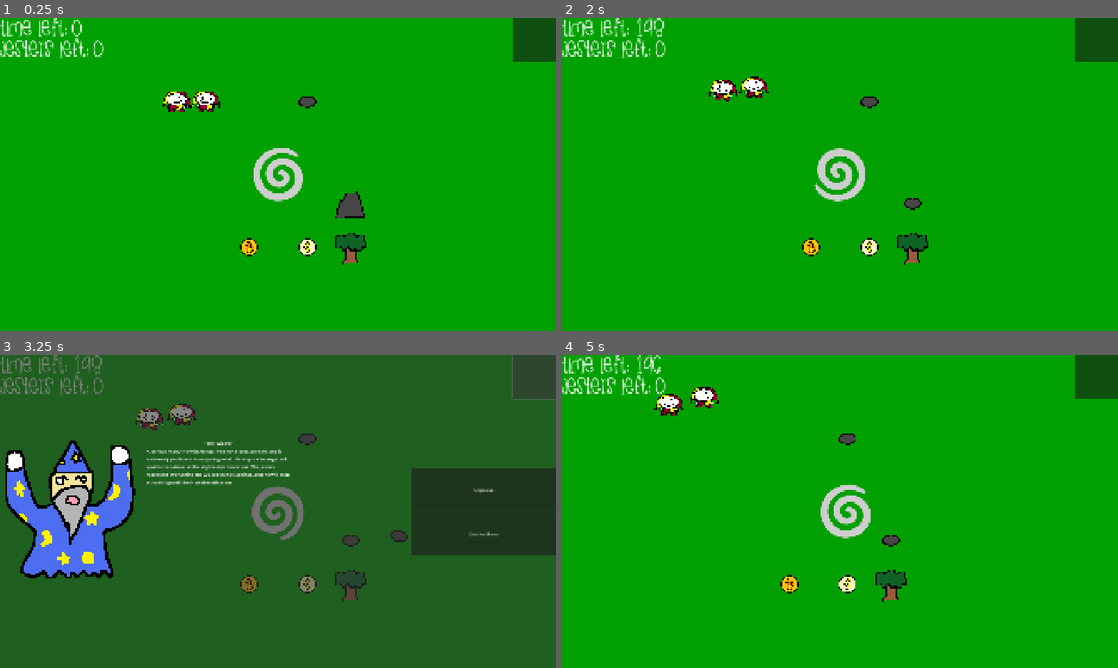
Above: before the commit, frames 1-4 (two rows, left to right).
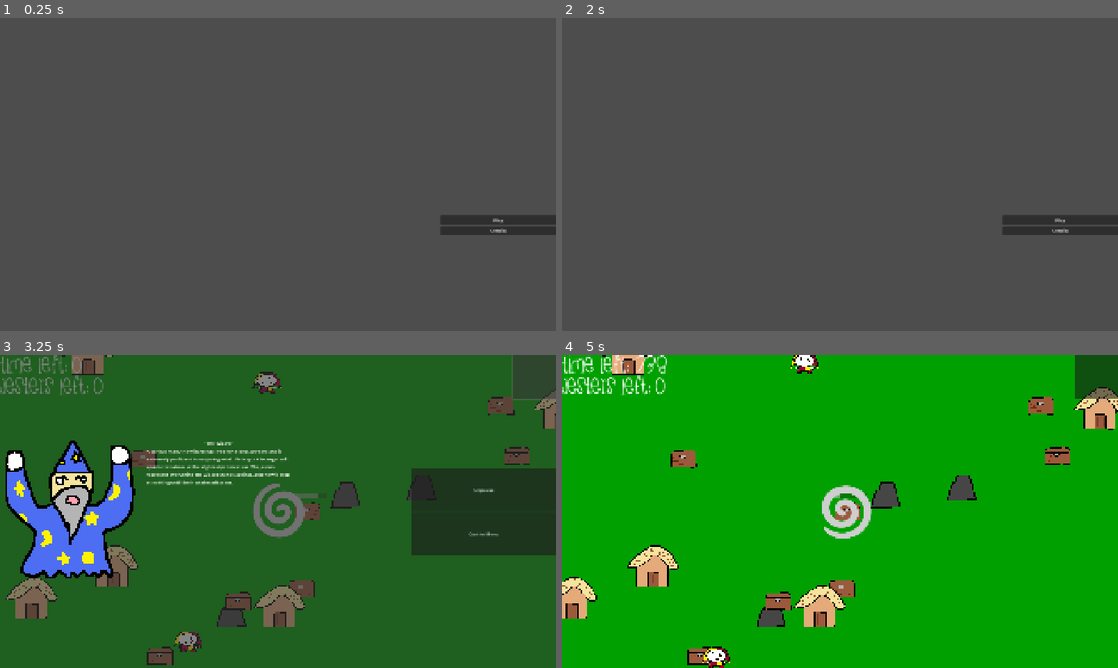
Above: after the commit, the same moments.

Repository: oluHzoL/anti-tomfoolery-tornado
Game: Godot game, scene res://UI/title_screen.tscn
Two runs of this game, one before a commit and one after it. Both use one fixed random seed, a clock stepped at 60 frames per second and the inputs below. Before the commit the project starts from res://map.tscn. Sound files missing from this copy of the repository are replaced by a short silence.
Inputs (mouse positions are in pixels of both pictures, inside the frame that each line leads up to):
- Up to frame 1 (0.25 s): no input
- Up to frame 2 (2 s): click (1062, 230) at 0.5 s, where only the run after the commit has a clickable "Credits"; click (1040, 262) at 1.25 s, where only the run after the commit has a clickable "Return"
- Up to frame 3 (3.25 s): click (500, 555) at 2 s, where only the run after the commit has a clickable "Play"; click (533, 376) at 2.75 s
- Up to frame 4 (5 s): click "Unpause" at 3.5 s; move the mouse to (962, 495) at 4.27 s; hold D (move_right) from 4.28 s (still down); tap 0 (attack_0) at 4.35 s

The runs differ from the first frame. In frame 1, 100% of the frame differs, in the area x 0-100%, y 0-100%; in frame 2, 100%; in frame 3, 7.4%; in frame 4, 8.3%.

Commit message:
draft 2 build

Diff:
--- a/Objects/Attacks/AttackClass/LightningStrike/lightning_strike.tscn
+++ b/Objects/Attacks/AttackClass/LightningStrike/lightning_strike.tscn
@@ -1,7 +1,8 @@
-[gd_scene load_steps=4 format=3 uid="uid://dsqwhxxyc66tq"]
+[gd_scene load_steps=5 format=3 uid="uid://dsqwhxxyc66tq"]
 
 [ext_resource type="Script" uid="uid://c8roct8oxence" path="res://Objects/Attacks/AttackClass/LightningStrike/lightning_strike.gd" id="1_psfl5"]
 [ext_resource type="AudioStream" uid="uid://doojlo5tq50jf" path="res://Assets/SFX/649360__sonofxaudio__sword_thunder01.wav" id="2_psfl5"]
+[ext_resource type="Texture2D" uid="uid://b4tmcfffe7dbx" path="res://Assets/Sprites/lightning.png" id="3_tdf62"]
 
 [sub_resource type="CircleShape2D" id="CircleShape2D_g84sr"]
 radius = 400.0
@@ -29,6 +30,8 @@
 one_shot = true
 
 [node name="Sprite2D" type="Sprite2D" parent="."]
+position = Vector2(0, -339)
+texture = ExtResource("3_tdf62")
 
 [node name="MultiHitInterval" type="Timer" parent="."]
 one_shot = true
--- a/Objects/Attacks/ProjectileClass/Fireball/fireball.gd
+++ b/Objects/Attacks/ProjectileClass/Fireball/fireball.gd
@@ -32,10 +32,6 @@
 
 
 func attack_end():
-	if not exploding:
-		anim_player.disconnect("animation_finished", attack_end)
-		explode()
-		await anim_player.animation_finished
 	get_node("CollisionShape2D").shape = default_shape
 	super()
 
--- a/Objects/Materials/material_body_2d.gd
+++ b/Objects/Materials/material_body_2d.gd
@@ -23,7 +23,10 @@
 		collected.emit(self)
 
 func random_knockback():
-	pass
+	var x = randf_range(-1, 1)
+	var y = randf_range(-1, 1)
+	var vector := Vector2(x, y)
+	velocity = vector * speed
 
 func despawn() -> void:
 	collected.emit(self)
--- /dev/null
+++ b/Objects/Obstacles/Chest/chest.tscn
@@ -0,0 +1,64 @@
+[gd_scene load_steps=9 format=3 uid="uid://cgi0jimrwa0ta"]
+
+[ext_resource type="Script" uid="uid://bbr5l2wo577jg" path="res://Objects/Obstacles/obstacle.gd" id="1_udutw"]
+[ext_resource type="Resource" uid="uid://d281pig6th58t" path="res://Objects/Obstacles/Chest/chest_drops.tres" id="2_udutw"]
+[ext_resource type="Texture2D" uid="uid://c1kmqtbaxmqi2" path="res://Assets/Sprites/chests.png" id="3_c8ui5"]
+[ext_resource type="PackedScene" uid="uid://dussyf15mesus" path="res://Objects/Obstacles/hurtbox.tscn" id="4_11eme"]
+[ext_resource type="Script" uid="uid://ceulta1kv3y80" path="res://Objects/Obstacles/spawner.gd" id="5_3udqt"]
+[ext_resource type="Resource" uid="uid://c2s0qh5xt55gq" path="res://Objects/Materials/game_material_dex.tres" id="6_iw4gt"]
+
+[sub_resource type="RectangleShape2D" id="RectangleShape2D_uldab"]
+size = Vector2(140, 100)
+
+[sub_resource type="CircleShape2D" id="CircleShape2D_jyuck"]
+radius = 26.0192
+
+[node name="Chest" type="CharacterBody2D"]
+collision_layer = 0
+collision_mask = 0
+script = ExtResource("1_udutw")
+max_health = 4
+loot_table = ExtResource("2_udutw")
+
+[node name="Sprite2D" type="Sprite2D" parent="."]
+texture_filter = 1
+texture = ExtResource("3_c8ui5")
+
+[node name="Hurtbox" parent="." instance=ExtResource("4_11eme")]
+
+[node name="HurtboxShape" type="CollisionShape2D" parent="Hurtbox"]
+shape = SubResource("RectangleShape2D_uldab")
+debug_color = Color(0.998233, 0, 0.147242, 0.42)
+
+[node name="CollisionShape2D" type="CollisionShape2D" parent="."]
+shape = SubResource("CircleShape2D_jyuck")
+
+[node name="Spawner" type="Node2D" parent="."]
+script = ExtResource("5_3udqt")
+material_dex = ExtResource("6_iw4gt")
+
+[node name="AttackCooldownTimer" type="Timer" parent="."]
+one_shot = true
+
+[node name="HPUIControl" type="Control" parent="."]
+editor_description = "140x60 size"
+clip_contents = true
+layout_mode = 3
+anchors_preset = 0
+offset_left = -125.0
+offset_top = -125.0
+offset_right = 125.0
+offset_bottom = -95.0
+
+[node name="HealthBar" type="ProgressBar" parent="HPUIControl"]
+visible = false
+layout_mode = 1
+anchors_preset = 14
+anchor_top = 0.5
+anchor_right = 1.0
+anchor_bottom = 0.5
+offset_top = -49.0
+offset_bottom = 51.0
+grow_horizontal = 2
+grow_vertical = 2
+show_percentage = false
--- /dev/null
+++ b/Objects/Obstacles/Chest/chest_drops.tres
@@ -0,0 +1,9 @@
+[gd_resource type="Resource" script_class="MaterialTable" load_steps=2 format=3 uid="uid://d281pig6th58t"]
+
+[ext_resource type="Script" uid="uid://cnhcvcua8bpt6" path="res://Objects/Materials/material_table.gd" id="1_ie3ga"]
+
+[resource]
+script = ExtResource("1_ie3ga")
+drop_list = PackedStringArray("Stone", "Stone", "Wood", "Wood", "Fire Orb", "Lightning Orb")
+rng_weight_table = Dictionary[String, int]({})
+metadata/_custom_type_script = "uid://cnhcvcua8bpt6"
--- /dev/null
+++ b/Objects/Obstacles/House/house.gd
@@ -0,0 +1,2 @@
+extends Obstacle
+class_name House
--- /dev/null
+++ b/Objects/Obstacles/House/house.tscn
@@ -0,0 +1,66 @@
+[gd_scene load_steps=9 format=3 uid="uid://cknogxbq174p0"]
+
+[ext_resource type="Script" uid="uid://bi1f8dd7i06yy" path="res://Objects/Obstacles/House/house.gd" id="1_e7eqy"]
+[ext_resource type="Resource" uid="uid://dwlycbwjm46bb" path="res://Objects/Obstacles/House/house_drops.tres" id="2_8l227"]
+[ext_resource type="Texture2D" uid="uid://dopvqtoexhen0" path="res://Assets/Sprites/house.png" id="3_8uft5"]
+[ext_resource type="PackedScene" uid="uid://dussyf15mesus" path="res://Objects/Obstacles/hurtbox.tscn" id="4_3nxaj"]
+[ext_resource type="Script" uid="uid://ceulta1kv3y80" path="res://Objects/Obstacles/spawner.gd" id="5_xpdvs"]
+[ext_resource type="Resource" uid="uid://c2s0qh5xt55gq" path="res://Objects/Materials/game_material_dex.tres" id="6_wq8kh"]
+
+[sub_resource type="RectangleShape2D" id="RectangleShape2D_5d8ju"]
+size = Vector2(120, 120)
+
+[sub_resource type="CircleShape2D" id="CircleShape2D_67nn5"]
+radius = 26.0192
+
+[node name="House" type="CharacterBody2D"]
+z_index = 1
+scale = Vector2(1.5, 1.5)
+collision_layer = 0
+collision_mask = 0
+script = ExtResource("1_e7eqy")
+max_health = 6
+loot_table = ExtResource("2_8l227")
+
+[node name="Sprite2D" type="Sprite2D" parent="."]
+texture_filter = 1
+texture = ExtResource("3_8uft5")
+
+[node name="Hurtbox" parent="." instance=ExtResource("4_3nxaj")]
+
+[node name="HurtboxShape" type="CollisionShape2D" parent="Hurtbox"]
+shape = SubResource("RectangleShape2D_5d8ju")
+debug_color = Color(0.998233, 0, 0.147242, 0.42)
+
+[node name="CollisionShape2D" type="CollisionShape2D" parent="."]
+shape = SubResource("CircleShape2D_67nn5")
+
+[node name="Spawner" type="Node2D" parent="."]
+script = ExtResource("5_xpdvs")
+material_dex = ExtResource("6_wq8kh")
+
+[node name="AttackCooldownTimer" type="Timer" parent="."]
+one_shot = true
+
+[node name="HPUIControl" type="Control" parent="."]
+editor_description = "140x60 size"
+clip_contents = true
+layout_mode = 3
+anchors_preset = 0
+offset_left = -125.0
+offset_top = -125.0
+offset_right = 125.0
+offset_bottom = -95.0
+
+[node name="HealthBar" type="ProgressBar" parent="HPUIControl"]
+visible = false
+layout_mode = 1
+anchors_preset = 14
+anchor_top = 0.5
+anchor_right = 1.0
+anchor_bottom = 0.5
+offset_top = -49.0
+offset_bottom = 51.0
+grow_horizontal = 2
+grow_vertical = 2
+show_percentage = false
--- /dev/null
+++ b/Objects/Obstacles/House/house_drops.tres
@@ -0,0 +1,9 @@
+[gd_resource type="Resource" script_class="MaterialTable" load_steps=2 format=3 uid="uid://dwlycbwjm46bb"]
+
+[ext_resource type="Script" uid="uid://cnhcvcua8bpt6" path="res://Objects/Materials/material_table.gd" id="1_ow1nv"]
+
+[resource]
+script = ExtResource("1_ow1nv")
+drop_list = PackedStringArray("Wood", "Wood", "Wood", "Stone", "Stone", "Stone")
+rng_weight_table = Dictionary[String, int]({})
+metadata/_custom_type_script = "uid://cnhcvcua8bpt6"
--- a/Objects/Obstacles/Jester/jester.tscn
+++ b/Objects/Obstacles/Jester/jester.tscn
@@ -26,6 +26,7 @@
 metadata/_custom_type_script = "uid://bqxcgeoeimrt"
 
 [node name="Jester" type="CharacterBody2D"]
+z_index = 2
 collision_layer = 0
 script = ExtResource("1_gho52")
 max_health = 6
--- a/Objects/Obstacles/Stone/stone_drops.tres
+++ b/Objects/Obstacles/Stone/stone_drops.tres
@@ -4,7 +4,7 @@
 
 [resource]
 script = ExtResource("1_k5ltg")
-drop_list = PackedStringArray("Stone")
+drop_list = PackedStringArray("Stone", "Stone", "Stone", "Stone")
 rng_weight_table = Dictionary[String, int]({
 "Stone": 1
 })
--- a/Objects/Obstacles/Tree/tree.tscn
+++ b/Objects/Obstacles/Tree/tree.tscn
@@ -14,6 +14,7 @@
 radius = 26.0192
 
 [node name="Tree" type="CharacterBody2D"]
+scale = Vector2(1.2, 1.2)
 collision_layer = 0
 collision_mask = 0
 script = ExtResource("1_uag0s")
--- a/Objects/Obstacles/Tree/tree_drops.tres
+++ b/Objects/Obstacles/Tree/tree_drops.tres
@@ -4,6 +4,6 @@
 
 [resource]
 script = ExtResource("1_yb73y")
-drop_list = PackedStringArray("Wood")
+drop_list = PackedStringArray("Wood", "Wood", "Wood")
 rng_weight_table = Dictionary[String, int]({})
 metadata/_custom_type_script = "uid://cnhcvcua8bpt6"
--- a/Objects/Obstacles/game_obstacle_index.tres
+++ b/Objects/Obstacles/game_obstacle_index.tres
@@ -1,14 +1,18 @@
-[gd_resource type="Resource" script_class="EntityDex" load_steps=6 format=3 uid="uid://0ps77oiit3vd"]
+[gd_resource type="Resource" script_class="EntityDex" load_steps=8 format=3 uid="uid://0ps77oiit3vd"]
 
 [ext_resource type="Script" uid="uid://i7uxqyfe4skn" path="res://Objects/entity_dex.gd" id="1_jpvxb"]
 [ext_resource type="PackedScene" uid="uid://c3yf2k0dfm65" path="res://Objects/Obstacles/Stone/stone_obstacle.tscn" id="2_kq6sj"]
 [ext_resource type="PackedScene" uid="uid://ddybv068lb8g6" path="res://Objects/Obstacles/Jester/jester.tscn" id="2_tefda"]
 [ext_resource type="Script" uid="uid://dmtcp5gc4oyfn" path="res://Objects/Materials/material.gd" id="3_301x4"]
 [ext_resource type="PackedScene" uid="uid://bna1u7kje1oct" path="res://Objects/Obstacles/Tree/tree.tscn" id="3_xd6o6"]
+[ext_resource type="PackedScene" uid="uid://cknogxbq174p0" path="res://Objects/Obstacles/House/house.tscn" id="4_xd6o6"]
+[ext_resource type="PackedScene" uid="uid://cgi0jimrwa0ta" path="res://Objects/Obstacles/Chest/chest.tscn" id="5_a64f4"]
 
 [resource]
 script = ExtResource("1_jpvxb")
 index = Dictionary[String, PackedScene]({
+"Chest": ExtResource("5_a64f4"),
+"House": ExtResource("4_xd6o6"),
 "Jester": ExtResource("2_tefda"),
 "Stone": ExtResource("2_kq6sj"),
 "Tree": ExtResource("3_xd6o6")
--- a/Objects/Obstacles/obstacle.gd
+++ b/Objects/Obstacles/obstacle.gd
@@ -41,7 +41,6 @@
 func damage(amount : int) -> void:
 	if not alive: return
 	health -= amount
-	print(str(self) + " health: " + str(health))
 	if health < 0: health = 0
 	health_bar.value = health
 	if not health_bar.is_visible_in_tree(): health_bar.set_deferred("visible", true)
--- a/Objects/Obstacles/obstacle.tscn
+++ b/Objects/Obstacles/obstacle.tscn
@@ -22,6 +22,7 @@
 radius = 26.0192
 
 [node name="Obstacle" type="CharacterBody2D"]
+texture_filter = 1
 collision_layer = 0
 collision_mask = 0
 script = ExtResource("1_67nn5")
--- a/Objects/Obstacles/spawner.gd
+++ b/Objects/Obstacles/spawner.gd
@@ -22,6 +22,7 @@
 func loot_drop(loot : PackedStringArray):
 	for material in loot:
 		if material in material_dex.index:
-			spawn_material(material)
+			if not get_parent().alive: #band aid of shame
+				spawn_material(material)
 		else:
 			print(str(material) + " not found in material_dex")
--- a/Objects/Tornado/material_attack_manager.gd
+++ b/Objects/Tornado/material_attack_manager.gd
@@ -23,7 +23,7 @@
 	resource_list = material_dex.mat_array # shallow copy
 	print(resource_list)
 	for resource in resource_list:
-		resources_available[resource] = 20 # anything above 0 to test attacks
+		resources_available[resource] = 0 # anything above 0 to test attacks
 	change_attacks_available(0)
 
 func change_attacks_available(start_index : int):
--- a/Objects/Tornado/tornado.tscn
+++ b/Objects/Tornado/tornado.tscn
@@ -8,7 +8,7 @@
 [ext_resource type="Script" uid="uid://csdmhmy2e6o27" path="res://Objects/Tornado/material_attack_manager.gd" id="6_70qc1"]
 [ext_resource type="AudioStream" uid="uid://bu2kqu0t2lynn" path="res://Assets/SFX/Wind_Impact.mp3" id="7_635e0"]
 [ext_resource type="AudioStream" uid="uid://dlexdr4ualx2p" path="res://Assets/SFX/dragon-studio-elemental-spell-impact-wind-478376.mp3" id="7_aonfq"]
-[ext_resource type="PackedScene" uid="uid://bruxyj8b6dkcs" path="res://Objects/Attacks/ProjectileClass/Fireball/fireball.tscn" id="7_gah8r"]
+[ext_resource type="PackedScene" uid="uid://dsqwhxxyc66tq" path="res://Objects/Attacks/AttackClass/LightningStrike/lightning_strike.tscn" id="7_gah8r"]
 [ext_resource type="Script" uid="uid://bk44c7bbdquko" path="res://Objects/Tornado/tornado_sound_manager.gd" id="7_u5g7l"]
 [ext_resource type="AudioStream" uid="uid://cauwsf71nx1il" path="res://Assets/SFX/408442__wesselorg__wind-blow-mouth.wav" id="8_u5g7l"]
 [ext_resource type="PackedScene" uid="uid://bpaqyai51bvpf" path="res://Objects/Attacks/TornadoAttack/tornado_attack.tscn" id="10_u5g7l"]
--- /dev/null
+++ b/UI/change_scene.gd
@@ -0,0 +1,9 @@
+extends Button
+class_name SceneChangeButton
+
+@export var target_scene: String
+
+func _pressed() -> void:
+	if get_tree().paused:
+		get_tree().paused = false
+	SceneDataManager.switch_scene(target_scene)
--- /dev/null
+++ b/UI/credits.tscn
@@ -0,0 +1,108 @@
+[gd_scene load_steps=4 format=3 uid="uid://c2x6cssyhqm1l"]
+
+[ext_resource type="Texture2D" uid="uid://dddr6wagcvrdn" path="res://Assets/Shapes/square.png" id="1_uuuvy"]
+[ext_resource type="Texture2D" uid="uid://bxv2x8w7k5dj" path="res://Assets/Sprites/jester_sprite.png" id="2_kk2ga"]
+[ext_resource type="Script" uid="uid://156lwj30voa8" path="res://UI/change_scene.gd" id="3_kk2ga"]
+
+[node name="Credits" type="Control"]
+layout_mode = 3
+anchors_preset = 15
+anchor_right = 1.0
+anchor_bottom = 1.0
+grow_horizontal = 2
+grow_vertical = 2
+
+[node name="Background" type="TextureRect" parent="."]
+self_modulate = Color(0.202288, 0.391396, 1, 1)
+layout_mode = 0
+offset_right = 1920.0
+offset_bottom = 1080.0
+texture = ExtResource("1_uuuvy")
+expand_mode = 2
+
+[node name="LoreContainer" type="HBoxContainer" parent="."]
+layout_mode = 1
+anchors_preset = 4
+anchor_top = 0.5
+anchor_bottom = 0.5
+offset_top = -250.0
+offset_right = 1000.0
+offset_bottom = 250.0
+grow_vertical = 2
+
+[node name="Control" type="Control" parent="LoreContainer"]
+clip_contents = true
+custom_minimum_size = Vector2(500, 500)
+layout_mode = 2
+
+[node name="TextureRect" type="TextureRect" parent="LoreContainer/Control"]
+layout_mode = 0
+offset_left = 48.0
+offset_top = 51.0
+offset_right = 248.0
+offset_bottom = 251.0
+texture = ExtResource("2_kk2ga")
+
+[node name="TextureRect2" type="TextureRect" parent="LoreContainer/Control"]
+layout_mode = 0
+offset_left = 203.0
+offset_top = 121.0
+offset_right = 403.0
+offset_bottom = 321.0
+texture = ExtResource("2_kk2ga")
+
+[node name="TextureRect3" type="TextureRect" parent="LoreContainer/Control"]
+layout_mode = 0
+offset_left = 54.0
+offset_top = 157.0
+offset_right = 254.0
+offset_bottom = 357.0
+texture = ExtResource("2_kk2ga")
+
+[node name="VBoxContainer" type="VBoxContainer" parent="LoreContainer"]
+layout_mode = 2
+size_flags_horizontal = 3
+
+[node name="Title" type="Label" parent="LoreContainer/VBoxContainer"]
+layout_mode = 2
+text = "\"The Jesters\""
+horizontal_alignment = 1
+
+[node name="Label" type="Label" parent="LoreContainer/VBoxContainer"]
+custom_minimum_size = Vector2(500, 0)
+layout_mode = 2
+text = "The jesters in question can be confused for skilled illusionists upon their supposed death. Do not be fooled, however; these are otherwordly entities who have learned to mimic unnatural sounds and otherwise incomprehensible visuals for the sake of tomfoolery. It is not known how they came to be or why they have come together; what matters is that they seek to disrupt the natural order."
+vertical_alignment = 1
+autowrap_mode = 2
+
+[node name="TextContainer" type="VBoxContainer" parent="."]
+custom_minimum_size = Vector2(0, 800)
+layout_mode = 1
+anchors_preset = 6
+anchor_left = 1.0
+anchor_top = 0.5
+anchor_right = 1.0
+anchor_bottom = 0.5
+offset_left = -552.0
+offset_top = -13.5
+offset_bottom = 13.5
+grow_horizontal = 0
+grow_vertical = 2
+
+[node name="Label" type="Label" parent="TextContainer"]
+layout_mode = 2
+text = "Credits:"
+horizontal_alignment = 1
+
+[node name="RichTextLabel" type="RichTextLabel" parent="TextContainer"]
+layout_mode = 2
+size_flags_vertical = 3
+text = "hhf
+gfg"
+
+[node name="Button" type="Button" parent="TextContainer"]
+custom_minimum_size = Vector2(0, 200)
+layout_mode = 2
+text = "Return"
+script = ExtResource("3_kk2ga")
+target_scene = "title_screen"
--- a/UI/intro_cutscene.tscn
+++ b/UI/intro_cutscene.tscn
@@ -4,7 +4,7 @@
 [ext_resource type="Texture2D" uid="uid://ycodtp2kiya1" path="res://Assets/Sprites/lionandmonkey.png" id="2_7spn2"]
 [ext_resource type="Texture2D" uid="uid://con1rh0t5v1a5" path="res://Assets/Sprites/bait.png" id="3_oax4f"]
 
-[node name="Control" type="Control"]
+[node name="Cutscene" type="Control"]
 layout_mode = 3
 anchors_preset = 15
 anchor_right = 1.0
--- a/UI/pause_menu.tscn
+++ b/UI/pause_menu.tscn
@@ -1,6 +1,7 @@
-[gd_scene load_steps=3 format=3 uid="uid://bevu46j1q7j1d"]
+[gd_scene load_steps=4 format=3 uid="uid://bevu46j1q7j1d"]
 
 [ext_resource type="Texture2D" uid="uid://dddr6wagcvrdn" path="res://Assets/Shapes/square.png" id="1_ltd3m"]
+[ext_resource type="Script" uid="uid://156lwj30voa8" path="res://UI/change_scene.gd" id="2_03fe5"]
 [ext_resource type="Texture2D" uid="uid://c3syurt28gxs6" path="res://Assets/Sprites/wizard_reference.png" id="2_jfm1e"]
 
 [node name="PauseMenu" type="Control"]
@@ -41,6 +42,9 @@
 layout_mode = 2
 size_flags_vertical = 3
 text = "Quit to Menu"
+script = ExtResource("2_03fe5")
+target_scene = "title_screen"
+metadata/_custom_type_script = "uid://156lwj30voa8"
 
 [node name="LoreContainer" type="HBoxContainer" parent="."]
 layout_mode = 1
--- /dev/null
+++ b/UI/title_screen.tscn
@@ -0,0 +1,35 @@
+[gd_scene load_steps=2 format=3 uid="uid://dsmhptghdxpwm"]
+
+[ext_resource type="Script" uid="uid://156lwj30voa8" path="res://UI/change_scene.gd" id="1_iaef4"]
+
+[node name="TitleScreen" type="Control"]
+layout_mode = 3
+anchors_preset = 15
+anchor_right = 1.0
+anchor_bottom = 1.0
+grow_horizontal = 2
+grow_vertical = 2
+
+[node name="VBoxContainer" type="VBoxContainer" parent="."]
+layout_mode = 1
+anchors_preset = 3
+anchor_left = 1.0
+anchor_top = 1.0
+anchor_right = 1.0
+anchor_bottom = 1.0
+offset_left = -400.0
+offset_top = -400.0
+grow_horizontal = 0
+grow_vertical = 0
+
+[node name="PlayButton" type="Button" parent="VBoxContainer"]
+layout_mode = 2
+text = "Play"
+script = ExtResource("1_iaef4")
+target_scene = "game"
+
+[node name="CreditsButton" type="Button" parent="VBoxContainer"]
+layout_mode = 2
+text = "Credits"
+script = ExtResource("1_iaef4")
+target_scene = "credits"
--- a/game_loop.gd
+++ b/game_loop.gd
@@ -32,15 +32,24 @@
 	obstacle_manager.spawn_obstacle("Jester", Vector2i(-500, -500))
 	obstacle_manager.spawn_obstacle("Jester", Vector2i(-700, -500))
 
-func random_jester_spawn() -> void:
+func random_spawn() -> void:
 	for i in range(50):
 		var ran_x : int = randi_range(-8000, 8000)
 		var ran_y : int = randi_range(-8000, 8000)
 		obstacle_manager.spawn_obstacle("Jester", Vector2i(ran_x, ran_y))
+		#
+	for i in range(50):
+		obstacle_manager.spawn_obstacle("House", Vector2i(randi_range(-8000, 8000), randi_range(-8000, 8000)))
+	for i in range(50):
+		obstacle_manager.spawn_obstacle("Tree", Vector2i(randi_range(-8000, 8000), randi_range(-8000, 8000)))
+	for i in range(50):
+		obstacle_manager.spawn_obstacle("Stone", Vector2i(randi_range(-8000, 8000), randi_range(-8000, 8000)))
+	for i in range(50):
+		obstacle_manager.spawn_obstacle("Chest", Vector2i(randi_range(-8000, 8000), randi_range(-8000, 8000)))
 
 func start_game():
-	testing()
-	random_jester_spawn()
+	#testing()
+	random_spawn()
 
 func pause_game():
 	if not game_paused:
@@ -62,3 +71,4 @@
 			print("good ending")
 		else:
 			obstacle_manager.disconnect("all_jesters_killed", end_game)
+			print("bad ending")
--- a/map.tscn
+++ b/map.tscn
@@ -18,6 +18,7 @@
 script = ExtResource("1_iw27f")
 
 [node name="Tornado" parent="." instance=ExtResource("1_wijl4")]
+z_index = 2
 
 [node name="Camera2D" type="Camera2D" parent="Tornado"]
 zoom = Vector2(0.5, 0.5)
@@ -56,7 +57,7 @@
 material_manager = NodePath("../MaterialManager")
 
 [node name="Timer" type="Timer" parent="."]
-wait_time = 200.0
+wait_time = 240.0
 one_shot = true
 autostart = true
 
--- a/project.godot
+++ b/project.godot
@@ -11,9 +11,13 @@
 [application]
 
 config/name="Tornado Game"
-run/main_scene="uid://cuuc3ibjmfgkh"
+run/main_scene="uid://dsmhptghdxpwm"
 config/features=PackedStringArray("4.4", "GL Compatibility")
 config/icon="res://icon.svg"
+
+[autoload]
+
+SceneDataManager="*res://scene_manager.tscn"
 
 [display]
 
--- /dev/null
+++ b/scene_manager.gd
@@ -0,0 +1,58 @@
+extends Node
+class_name SceneManager
+
+## A global node that manages the scenes within the project.
+##
+## A globalized node that manages how each scene in the project is handled.
+## This node can add, remove, switch, and hide scenes.
+## Credit to Night Quest Games for the framework.
+##
+## @tutorial: https://www.nightquestgames.com/changing-scenes-in-godot-4-is-easy/
+
+## A collection of scenes in the game. Scenes are added through the Inspector panel.
+## The key will be a string of the scene's name or alias, and its value should be the StringName of corresponding scene's path. [br][br]
+## In the future, this variable may no longer be an export. Instead, it will read each file name,
+## define it as the keys, and use the corresponding filenames (converted to [StringName] as values.
+@export var scenes : Dictionary[String, StringName] = {}
+
+## Name of the currently selected scene.
+var currentscene_name : String = ""
+
+# Description: Find the initial scene as defined in the project settings
+func _ready() -> void:
+	#var mainScene : StringName = ProjectSettings.get_setting("application/run/main_scene")
+	#print(mainScene)
+	#currentscene_name = scenes.find_key(mainScene)
+	currentscene_name = scenes.find_key("res://UI/intro_cutscene.tscn")
+
+## Add a new scene to the scene collection. [br]
+## [param sceneAlias]: The alias used for finding the scene in the collection. [br]
+## [param scenePath]: The full path to the scene file in the file system.
+func add_scene(sceneAlias : String, scenePath : String) -> void:
+	scenes[sceneAlias] = scenePath
+
+## Remove an existing scene from the scene collection. [br]
+## [param sceneAlias]: The scene alias of the scene to remove from the collection.
+func remove_scene(sceneAlias : String) -> void:
+	scenes.erase(sceneAlias)
+
+## Switch to the requested scene based on its alias. [br]
+## [param sceneAlias]: The scene alias of the scene to switch to.
+func switch_scene(sceneAlias : String) -> void:
+	get_tree().change_scene_to_file(scenes[sceneAlias])
+
+## Restart the current scene.
+func restart_scene() -> void:
+	get_tree().reload_current_scene()
+
+## Quit the game.
+func quit_game() -> void:
+	get_tree().quit()
+
+## Return the number of scenes in the collection.
+func get_scene_count() -> int:
+	return scenes.size()
+
+## Returns the alias of the current scene.
+func get_currentscene_name() -> String:
+	return currentscene_name
--- /dev/null
+++ b/scene_manager.tscn
@@ -0,0 +1,12 @@
+[gd_scene load_steps=2 format=3 uid="uid://dpnc821tx5ebu"]
+
+[ext_resource type="Script" uid="uid://bm6uwpv3kr6u1" path="res://scene_manager.gd" id="1_jo5df"]
+
+[node name="SceneManager" type="Node"]
+script = ExtResource("1_jo5df")
+scenes = Dictionary[String, StringName]({
+"credits": &"res://UI/credits.tscn",
+"game": &"res://map.tscn",
+"intro": &"res://UI/intro_cutscene.tscn",
+"title_screen": &"res://UI/title_screen.tscn"
+})
Not shown, added: Assets/SFX/yodguard-wooden_crate_smash-1-387904.mp3.import
Binary file added: Assets/Sprites/chests.png
Not shown, added: Assets/Sprites/chests.png.import
Binary file added: Assets/Sprites/house.png
Not shown, added: Assets/Sprites/house.png.import
Binary file added: Assets/Sprites/lightning.png
Not shown, added: Assets/Sprites/lightning.png.import
Not shown, added: Objects/Obstacles/House/house.gd.uid
Not shown, added: UI/change_scene.gd.uid
Not shown, added: scene_manager.gd.uid
Not shown, added: Assets/SFX/yodguard-wooden_crate_smash-1-387904.mp3
